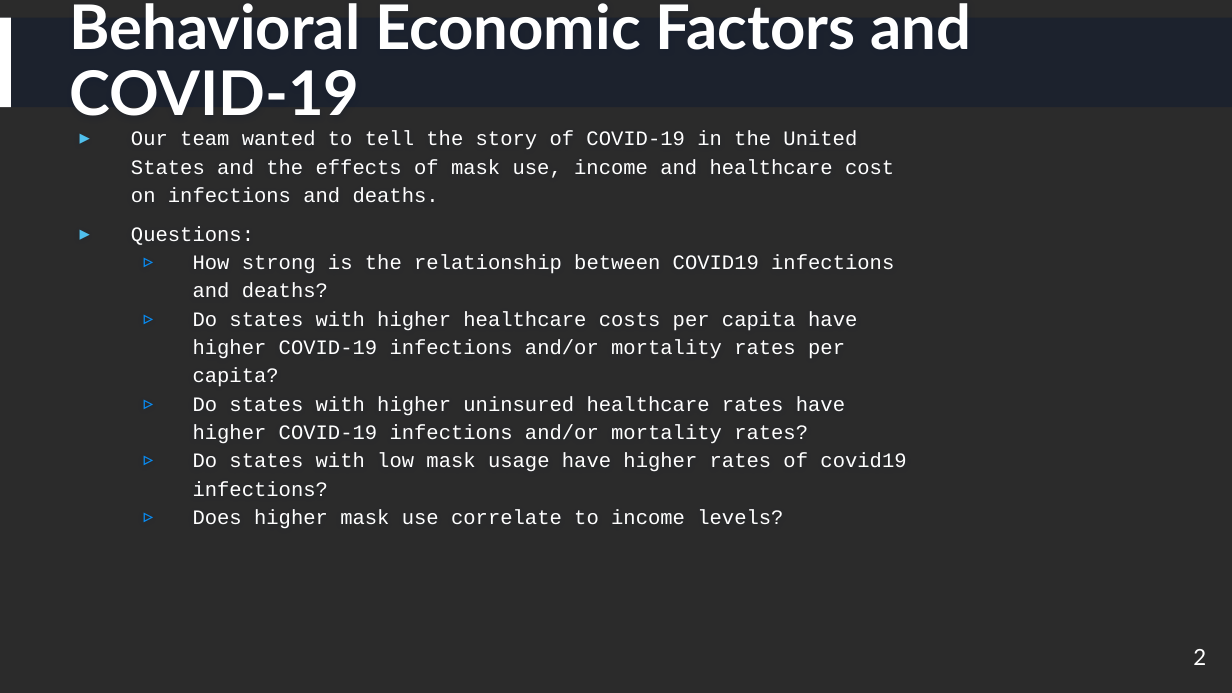
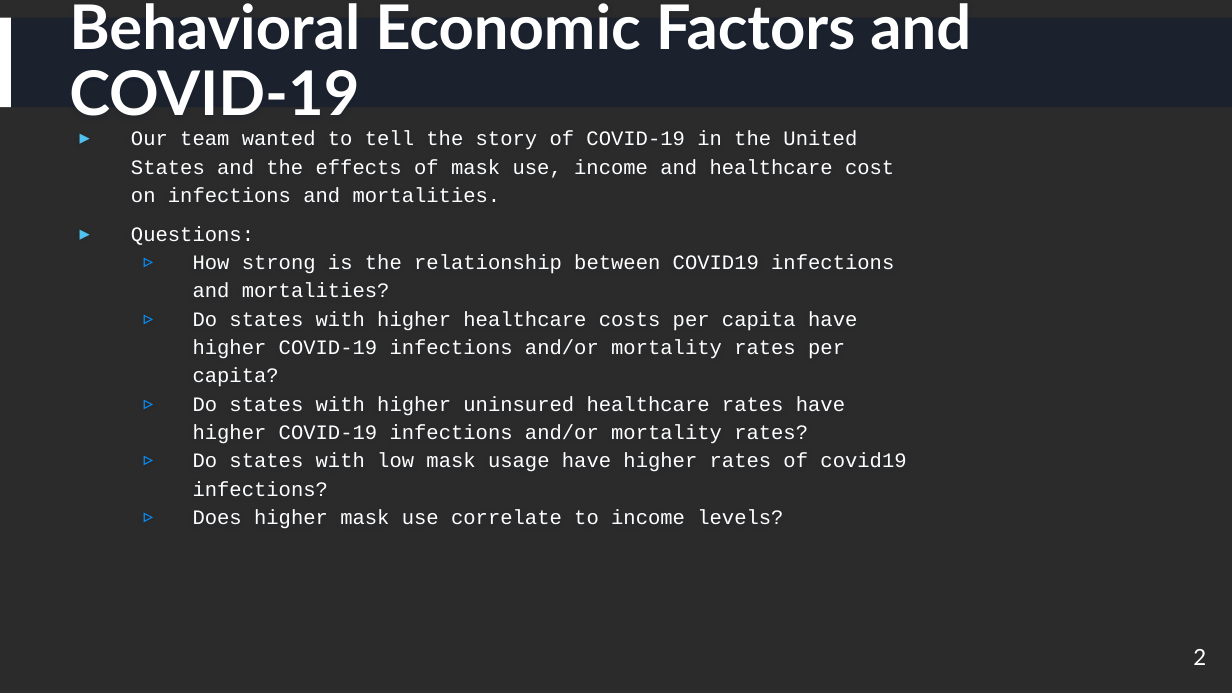
Before and after one commit to havyjavy/Healthcare-and-Covid-19, a slide deck: slide 2 of Behavioral_Economic_Factors_and_COVID-19.pptx. Drawn at 1232x693 pixels with LibreOffice and Linux fonts; fonts in the diff are those of the drawing; background and template pictures are left out; a plain dark background stands for a picture behind light text. Boxes give left, top, right and bottom in pixels: in the first picture for what was removed or moved away, otherwise in the second. Text is boxed around its words. In the diff, an @@ line names an element or a change of style, - is before the commit and + after.

Commit message:
Changed deaths to mortalities in powerpoint. Updated boxplot to show mortalities.  Updated notebook name to mortalities as well.

```diff
--- a/Behavioral_Economic_Factors_and_COVID-19.pptx
+++ b/Behavioral_Economic_Factors_and_COVID-19.pptx
@@ text at [131, 131, 894, 203]: text changed @@
-▸ Our team wanted to tell the story of COVID-19 in the United States and the effects of mask use, income and healthcare cost on infections and deaths.
+▸ Our team wanted to tell the story of COVID-19 in the United States and the effects of mask use, income and healthcare cost on infections and mortalities.
@@ text at [193, 255, 894, 298]: text changed @@
-  ▹ How strong is the relationship between COVID19 infections and deaths?
+  ▹ How strong is the relationship between COVID19 infections and mortalities?
```
Also in this commit, not shown: 4 other slides changed, 2 other files.
